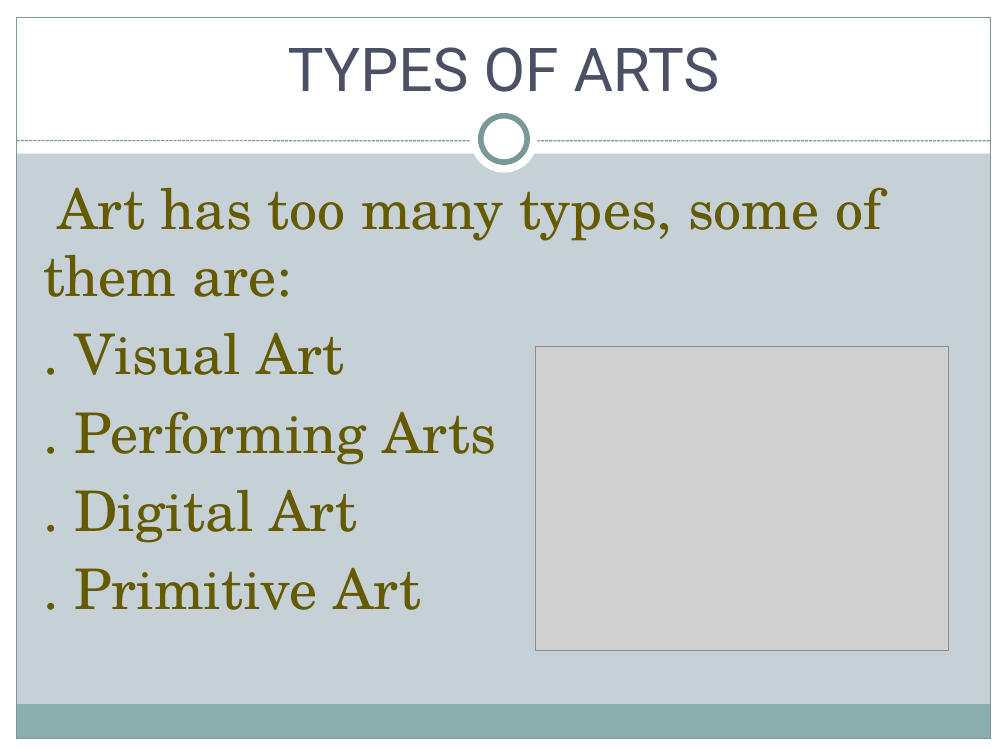
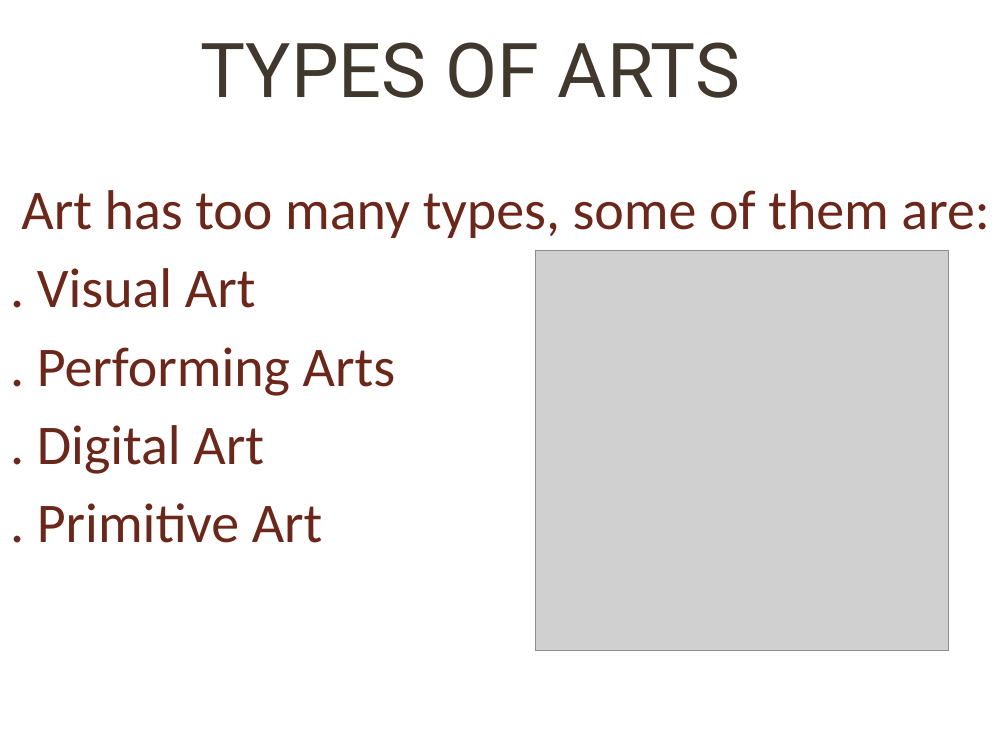
Before and after one commit to varshu519/varsha, a slide deck: slide 4 of Arts and culture.pptx. Drawn at 1008x756 pixels with LibreOffice and Linux fonts; fonts in the diff are those of the drawing; grey boxes stand for pictures; background and template pictures are left out. Boxes give left, top, right and bottom in pixels: in the first picture for what was removed or moved away, otherwise in the second. Text is boxed around its words. In the diff, an @@ line names an element or a change of style, - is before the commit and + after.

```diff
--- a/Arts and culture.pptx
+++ b/Arts and culture.pptx
@@ background #C5D1D7 to picture (left out) @@
@@ title "TYPES OF ARTS": place and size @@
-title "TYPES OF ARTS" at box(288, 47, 720, 92)
+title "TYPES OF ARTS" at box(200, 42, 740, 98)
@@ title "TYPES OF ARTS" at box(200, 42, 740, 98): size 43.2 to 54 pt, text colour #4B5064 to #40382D; vertical alignment bottom to middle @@
@@ rectangle removed at box(0, 0, 1008, 153) @@
@@ rectangle removed at box(0, 0, 17, 756) @@
@@ rounded rectangle added at box(10, 11, 998, 746), fill #FFFFFF @@
@@ rectangle removed at box(17, 17, 991, 739) @@
@@ rectangle removed at box(991, 0, 1008, 756) @@
@@ ellipse removed at box(471, 106, 538, 173) @@
@@ ellipse removed at box(481, 116, 527, 162) @@
@@ line removed from (17, 141) to (991, 141) @@
@@ text "Art has too many types, ...": place and size @@
-text "Art has too many types, ..." at box(43, 187, 882, 610)
+text "Art has too many types, ..." at box(21, 190, 989, 543)
@@ text "Art has too many types, ..." at box(21, 190, 989, 543): font TeX Gyre Schola to Calibri, text colour #665A00 to #6C271B @@
@@ picture: place and size @@
-picture at box(535, 347, 949, 651)
+picture at box(535, 251, 949, 650)
@@ rectangle removed at box(16, 705, 990, 739) @@
@@ rectangle removed at box(0, 739, 1008, 756) @@
```
Also in this commit, not shown: 7 other slides changed, 1 slide added, 1 slide removed.
